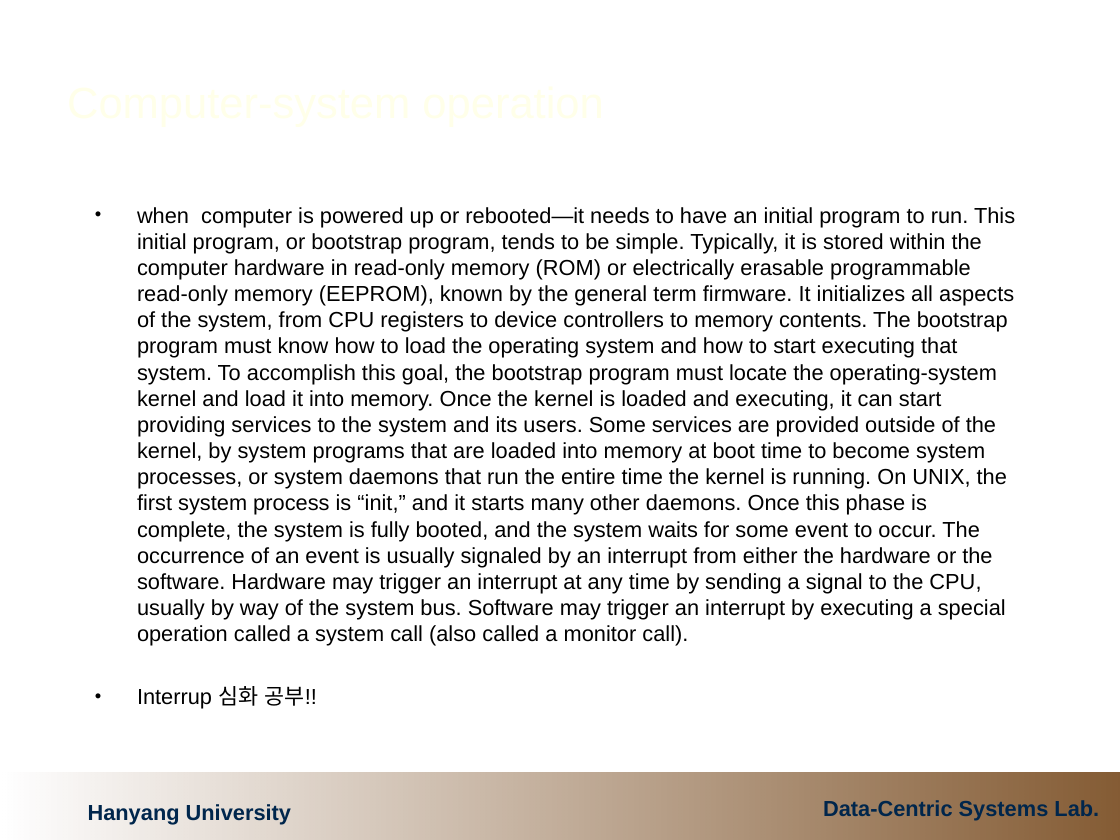
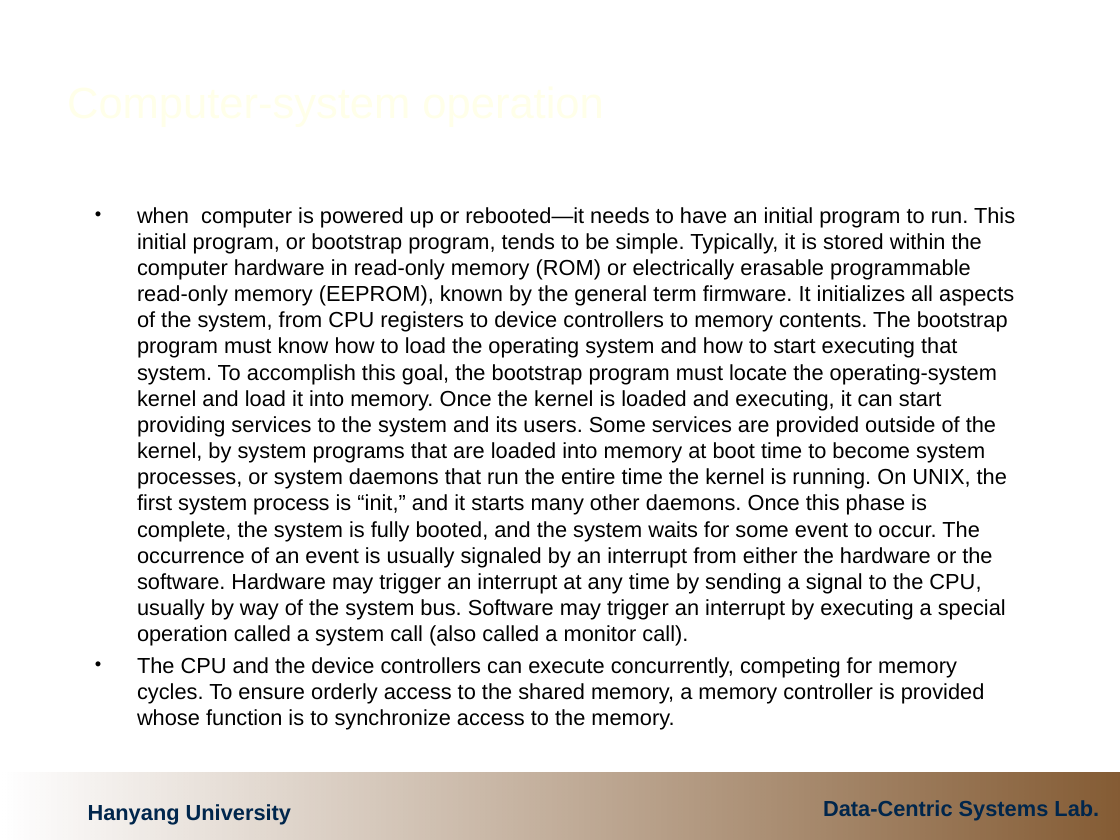
Before and after one commit to cocojk/major, a slide deck: slide 2 of os/이론/1.ComputerSystemOverview.ppt. Drawn at 1120x840 pixels with LibreOffice and Linux fonts; fonts in the diff are those of the drawing; background and template pictures are left out. Boxes give left, top, right and bottom in pixels: in the first picture for what was removed or moved away, otherwise in the second. Text is boxed around its words. In the diff, an @@ line names an element or a change of style, - is before the commit and + after.

```diff
--- a/os/이론/1.ComputerSystemOverview.ppt
+++ b/os/이론/1.ComputerSystemOverview.ppt
@@ text at (137, 657, 985, 730): text changed @@
-• Interrup 심화 공부!!
+• The CPU and the device controllers can execute concurrently, competing for memory cycles. To ensure orderly access to the shared memory, a memory controller is provided whose function is to synchronize access to the memory.
```
Also in this commit, not shown: 2 other slides changed, 3 slides added, 1 other file.
